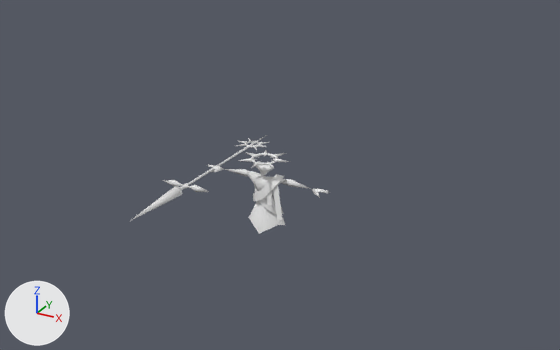
An edit to the Blender file Assets/Project/Runtime/Gameplay/Bosses/Asmodeus/Model/Asmodeus.blend, drawn before and after from the same camera.
Camera for both pictures: a 50 mm lens placed at (33.8, -58.4, 35.5), pointed at (1.7, 0.0, 6.3). The axes (+X, +Y, +Z) are drawn at lower left. The lights are the same throughout.

Names of what the first picture shows: 'Cube', 'body'.
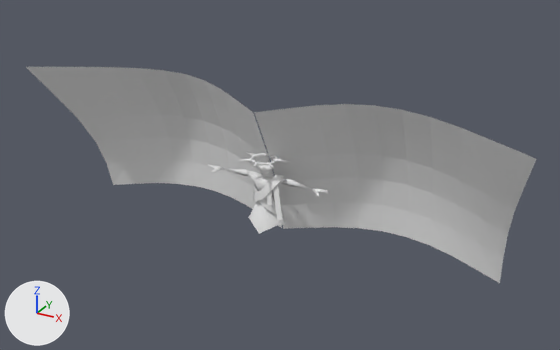
The change, as a list of edits to the scene's bpy script:
```text
Change ob_wings:
    remove ob_wings.hide_set(True)
Change ob_cube:
    add ob_cube.hide_set(True)
```

Where the change shows, as pixel boxes (x1, y1, x2, y2) in the pictures (560 x 350 px):
'wings', shown: after (26, 67, 536, 283)
'Cube', hidden: before (130, 136, 269, 221)
